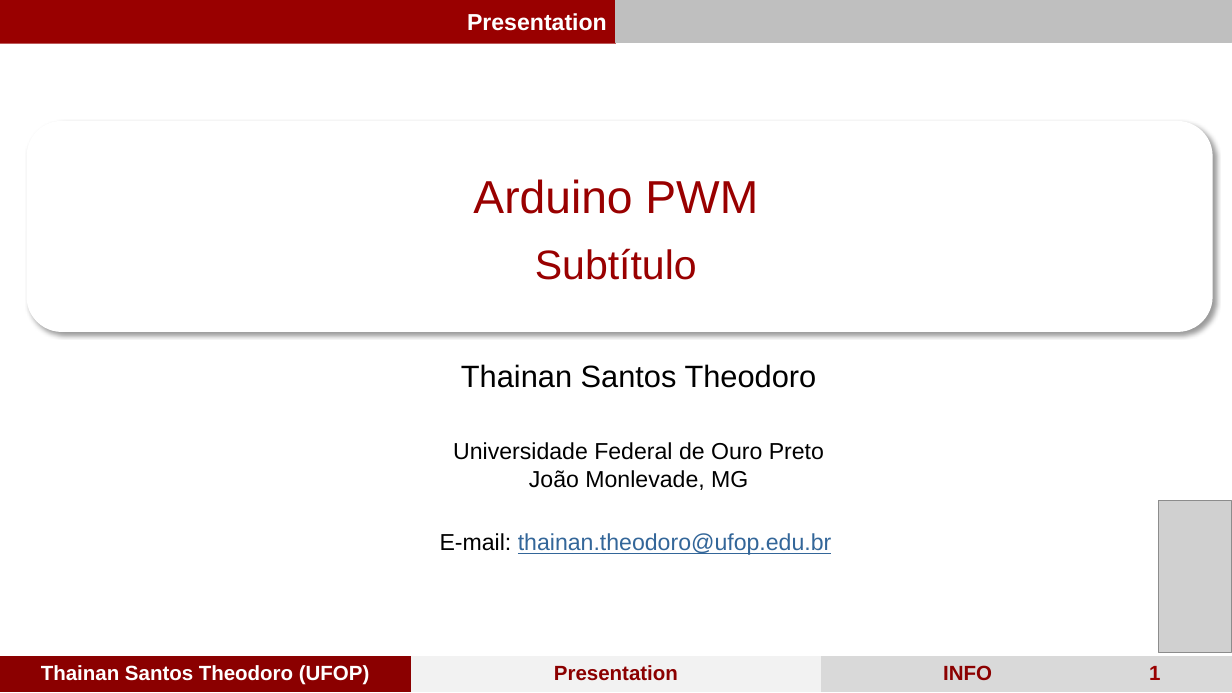
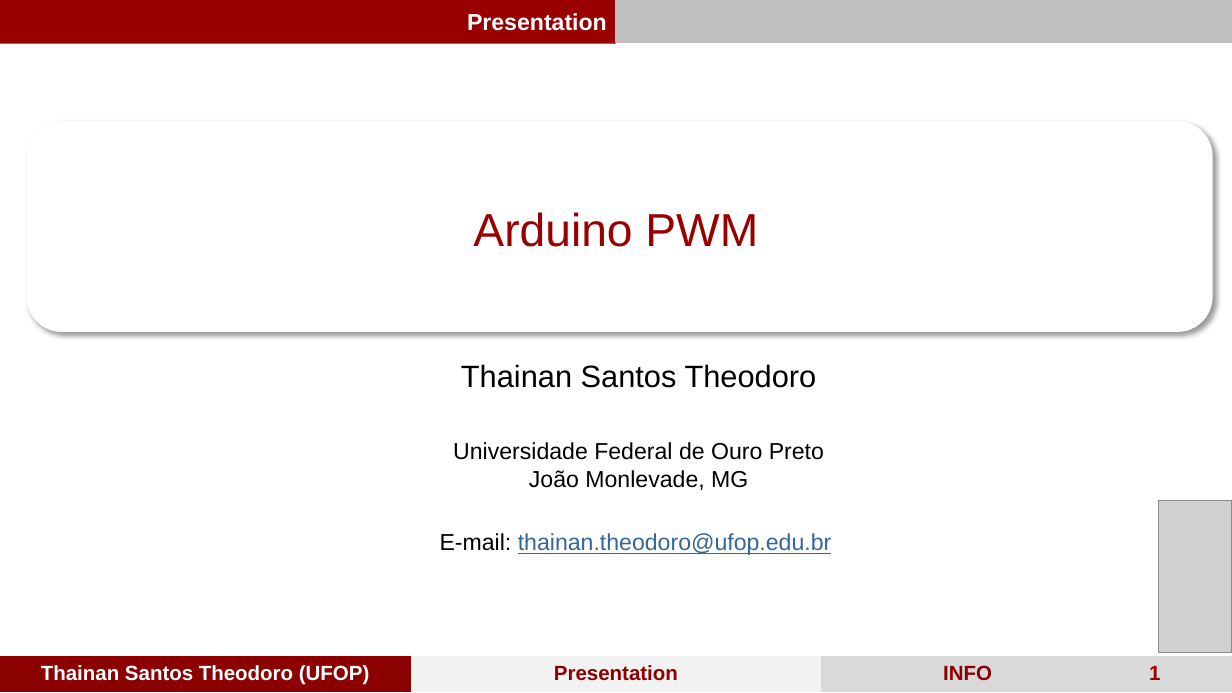
Before and after one commit to ThainanST/sPWM_arduino, a slide deck: slide 1 of Arduino PWM.pptx. Drawn at 1232x693 pixels with LibreOffice and Linux fonts; fonts in the diff are those of the drawing; grey boxes stand for pictures. Boxes give left, top, right and bottom in pixels: in the first picture for what was removed or moved away, otherwise in the second. Text is boxed around its words. In the diff, an @@ line names an element or a change of style, - is before the commit and + after.

```diff
--- a/Arduino PWM.pptx
+++ b/Arduino PWM.pptx
@@ subtitle "Arduino PWM": place and size @@
-subtitle "Arduino PWM" at <box>473,179,758,280</box>
+subtitle "Arduino PWM" at <box>473,212,758,247</box>
@@ subtitle at <box>535,248,697,280</box>: paragraph removed @@
-Subtítulo
```
Also in this commit, not shown: 14 other slides changed, 26 slides added, 3 slides removed, 50 other files.
